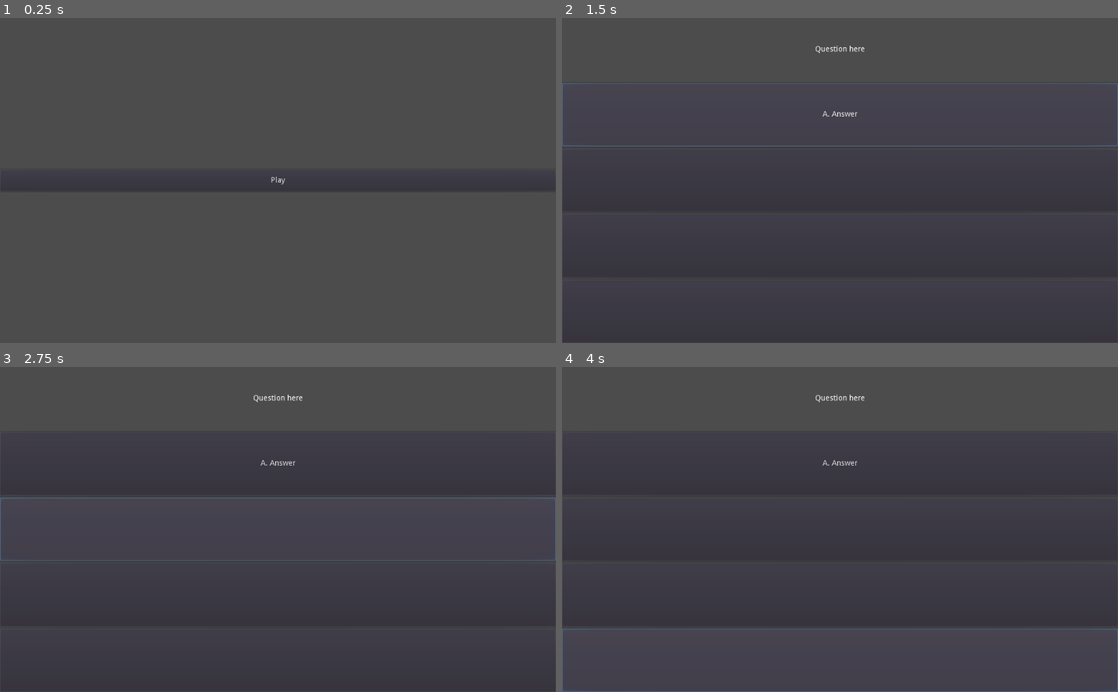
Above: before the commit, frames 1-4 (two rows, left to right).
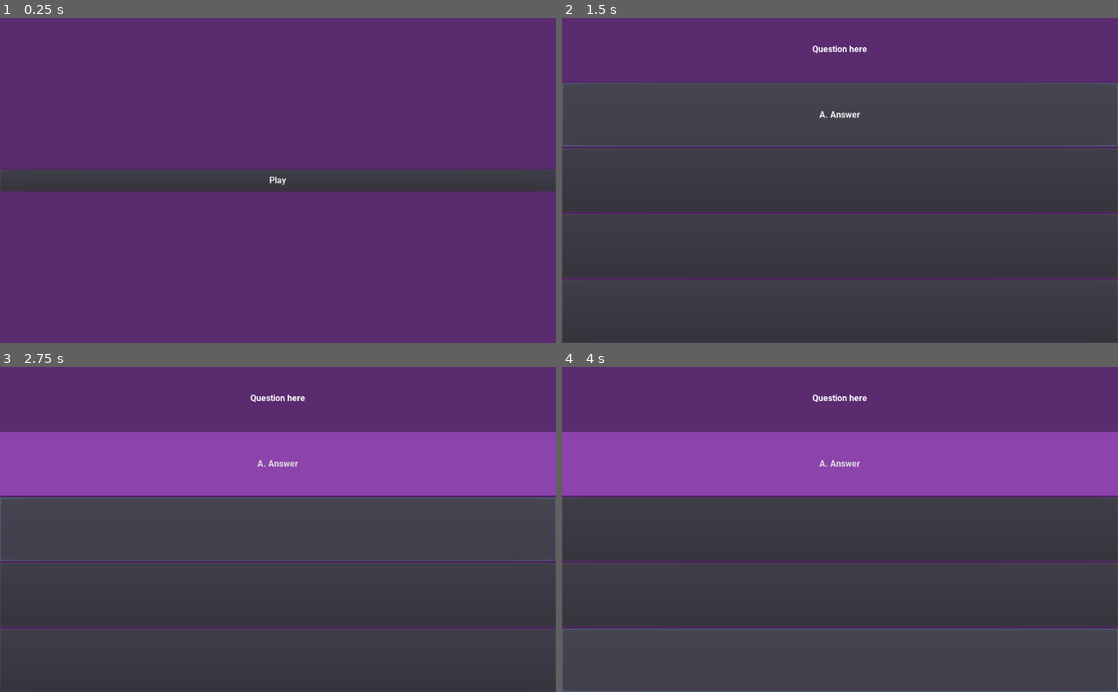
Above: after the commit, the same moments.

Repository: LoneDespair/comsci-card_game
Game: Godot game, scene res://src/main/main.tscn
Two runs of this game, one before a commit and one after it. Both use one fixed random seed, a clock stepped at 60 frames per second and the inputs below. The project has no main scene, so this scene is started directly.
Inputs (mouse positions are in pixels of both pictures, inside the frame that each line leads up to):
- Up to frame 1 (0.25 s): no input
- Up to frame 2 (1.5 s): click "Play" at 0.5 s; click "A. Answer" at 1.25 s
- Up to frame 3 (2.75 s): click (278, 529) at 2 s
- Up to frame 4 (4 s): click (840, 594) at 2.75 s; click (840, 659) at 3.5 s

The runs differ from the first frame. In frame 1, 93% of the frame differs, in the area x 0-100%, y 0-100%; in frame 2, 21%; in frame 3, 41%; in frame 4, 41%.

Commit message:
added default_theme

Diff:
--- a/project.godot
+++ b/project.godot
@@ -13,10 +13,15 @@
 config/name="adet_midterms"
 config/icon="res://icon.png"
 
+[gui]
+
+theme/custom="res://src/main/default_theme.tres"
+
 [physics]
 
 common/enable_pause_aware_picking=true
 
 [rendering]
 
+environment/default_clear_color=Color( 0.356863, 0.172549, 0.435294, 1 )
 environment/default_environment="res://default_env.tres"
--- /dev/null
+++ b/src/main/default_theme.tres
@@ -0,0 +1,14 @@
+[gd_resource type="Theme" load_steps=4 format=2]
+
+[ext_resource path="res://src/main/roboto-bold.ttf" type="DynamicFontData" id=1]
+
+[sub_resource type="StyleBoxFlat" id=2]
+bg_color = Color( 0.556863, 0.266667, 0.678431, 1 )
+
+[sub_resource type="DynamicFont" id=1]
+font_data = ExtResource( 1 )
+
+[resource]
+default_font = SubResource( 1 )
+AnswerButton/base_type = "Button"
+AnswerButton/styles/normal = SubResource( 2 )
--- a/src/play/play.tscn
+++ b/src/play/play.tscn
@@ -19,6 +19,7 @@
 margin_right = 1024.0
 margin_bottom = 237.0
 size_flags_vertical = 3
+theme_type_variation = "AnswerButton"
 text = "A. Answer"
 
 [node name="answer_2" type="Button" parent="content"]
